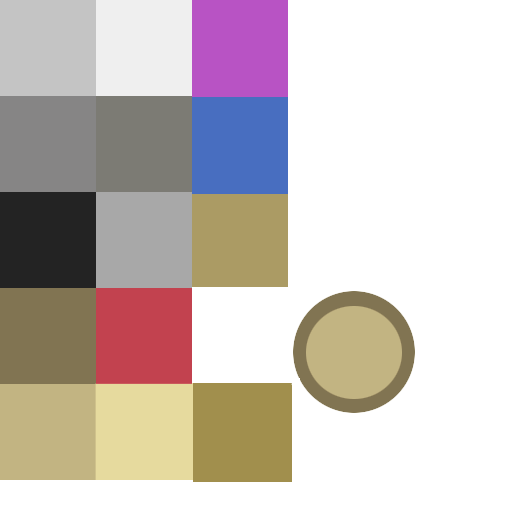
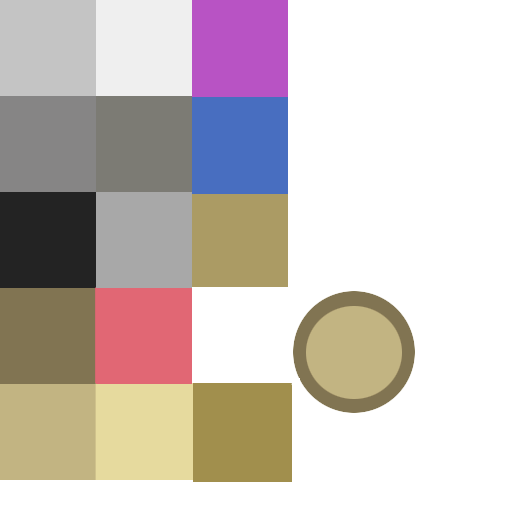
Layer changes from the first 512 x 512 image to the second:
painted on "DungeonTexture" over [95, 287, 192, 384]
